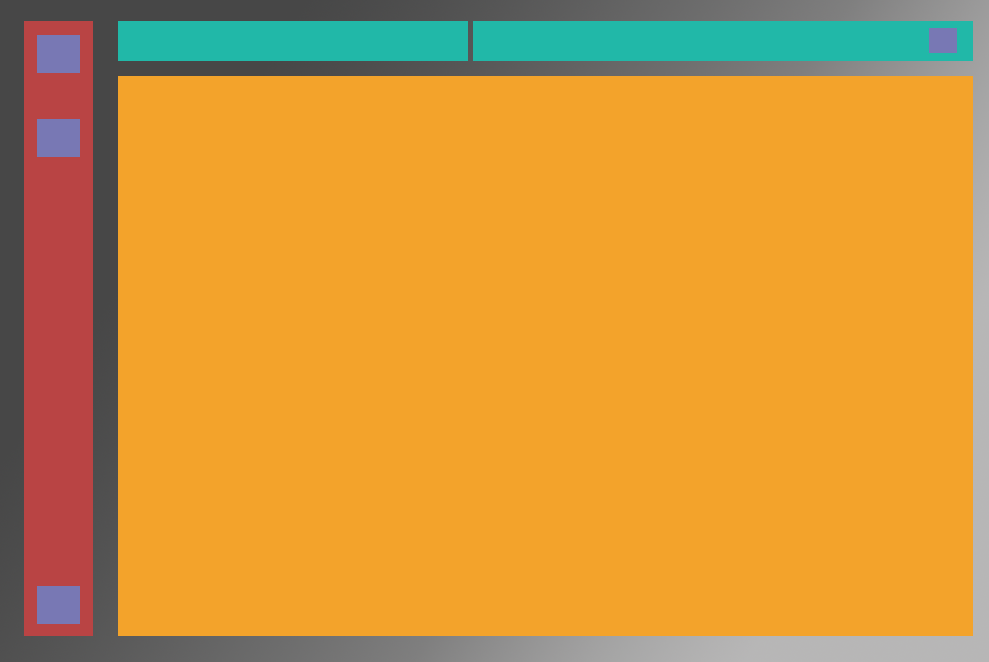
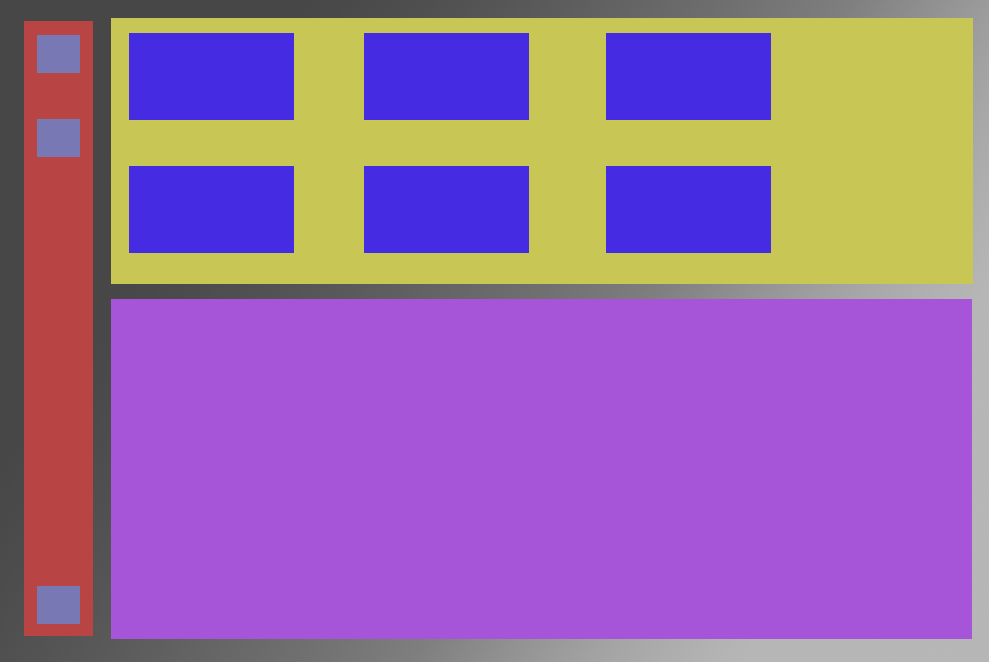
Layered file, before and after one edit (989 × 662). Changes by layer:
added group "Folders" with 8 layers above "workspace text edit" over [111, 18, 973, 639]
added layer "Book_6" in group "Folders" over [606, 166, 771, 253]
added layer "Book_5" in group "Folders" over [606, 33, 771, 120]
added layer "Book_4" in group "Folders" over [364, 166, 529, 253]
added layer "Book_3" in group "Folders" over [364, 33, 529, 120]
added layer "Book_2" in group "Folders" over [129, 166, 294, 253]
added layer "Book_1" in group "Folders" over [129, 33, 294, 120]
added layer "textPromo" in group "Folders" over [111, 299, 972, 639]
added layer "foldersBar" in group "Folders" over [111, 18, 973, 284]
hid group "workspace text edit" (4 layers) over [114, 18, 973, 636]
painted on "legend/comments" over [928, 25, 957, 53]
painted on "toolbar" over [470, 18, 973, 61]
painted on "title" over [114, 18, 468, 61]
painted on "main text edit" over [114, 73, 973, 636]
